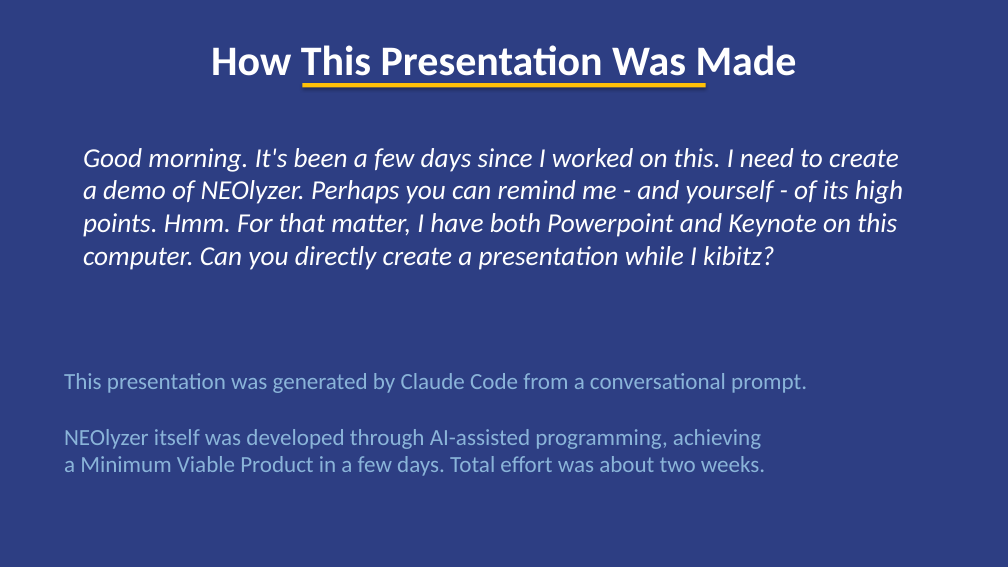
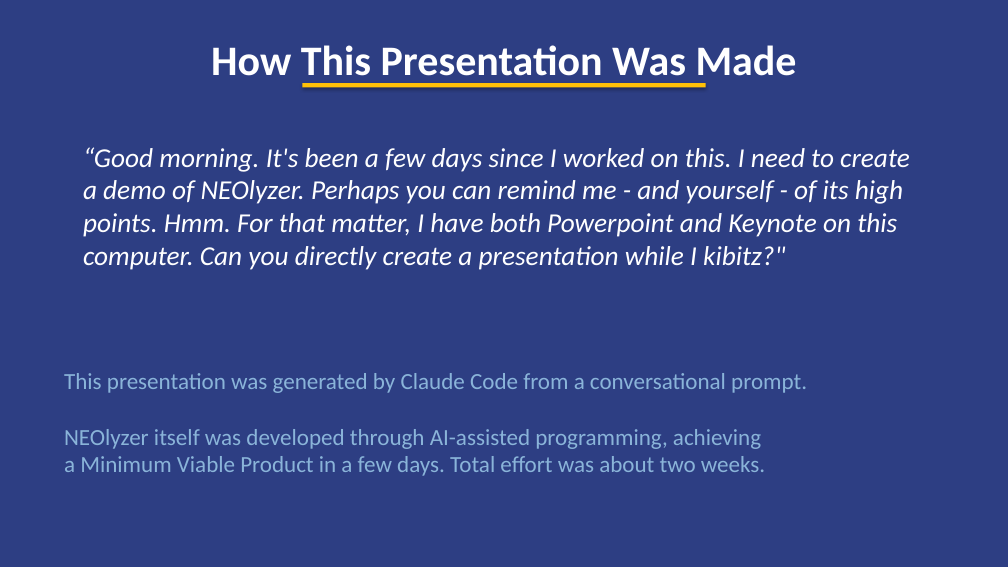
Before and after one commit to rlseaman/neolyzer, a slide deck: slide 3 of presentations/NEOlyzer_Demo.pptx (slide 2 before the commit). Drawn at 1008x567 pixels with LibreOffice and Linux fonts; fonts in the diff are those of the drawing. Boxes give left, top, right and bottom in pixels: in the first picture for what was removed or moved away, otherwise in the second. Text is boxed around its words. In the diff, an @@ line names an element or a change of style, - is before the commit and + after.

```diff
--- a/presentations/NEOlyzer_Demo.pptx
+++ b/presentations/NEOlyzer_Demo.pptx
@@ text at (83, 147, 910, 270): text changed @@
-Good morning. It's been a few days since I worked on this. I need to create
-a demo of NEOlyzer. Perhaps you can remind me - and yourself - of its high
-points. Hmm. For that matter, I have both Powerpoint and Keynote on this
-computer. Can you directly create a presentation while I kibitz?
+“Good morning. It's been a few days since I worked on this. I need to create
+a demo of NEOlyzer. Perhaps you can remind me - and yourself - of its high
+points. Hmm. For that matter, I have both Powerpoint and Keynote on this
+computer. Can you directly create a presentation while I kibitz?"
```
Also in this commit, not shown: 1 other slide changed, 1 slide added.
